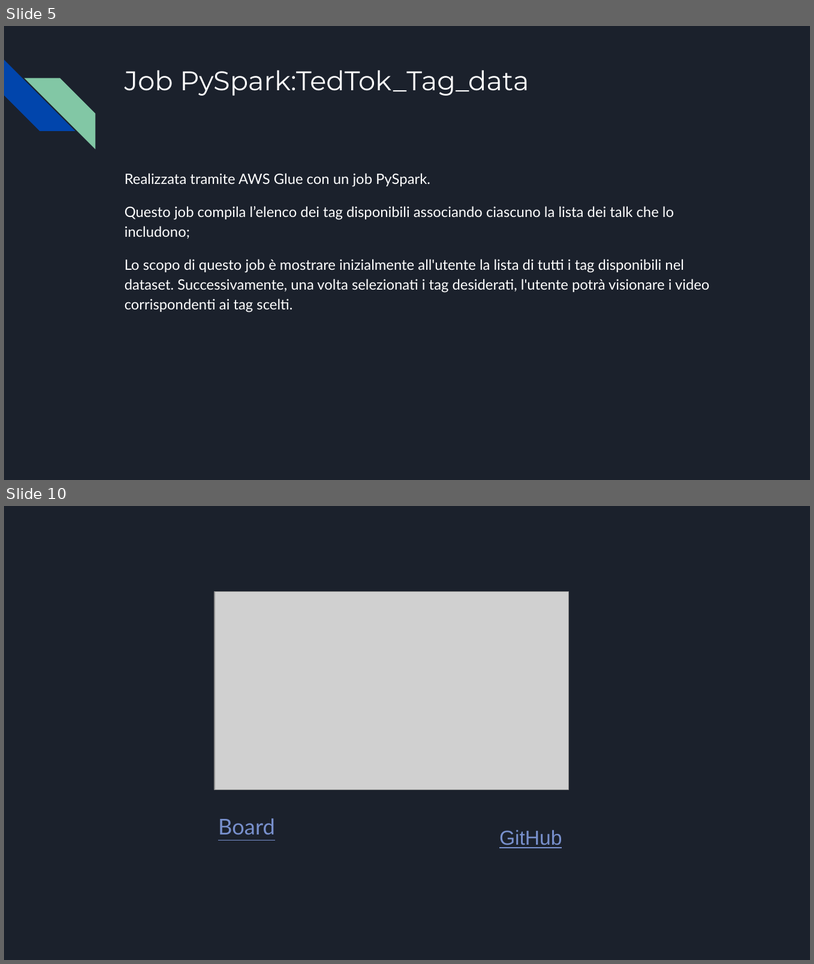
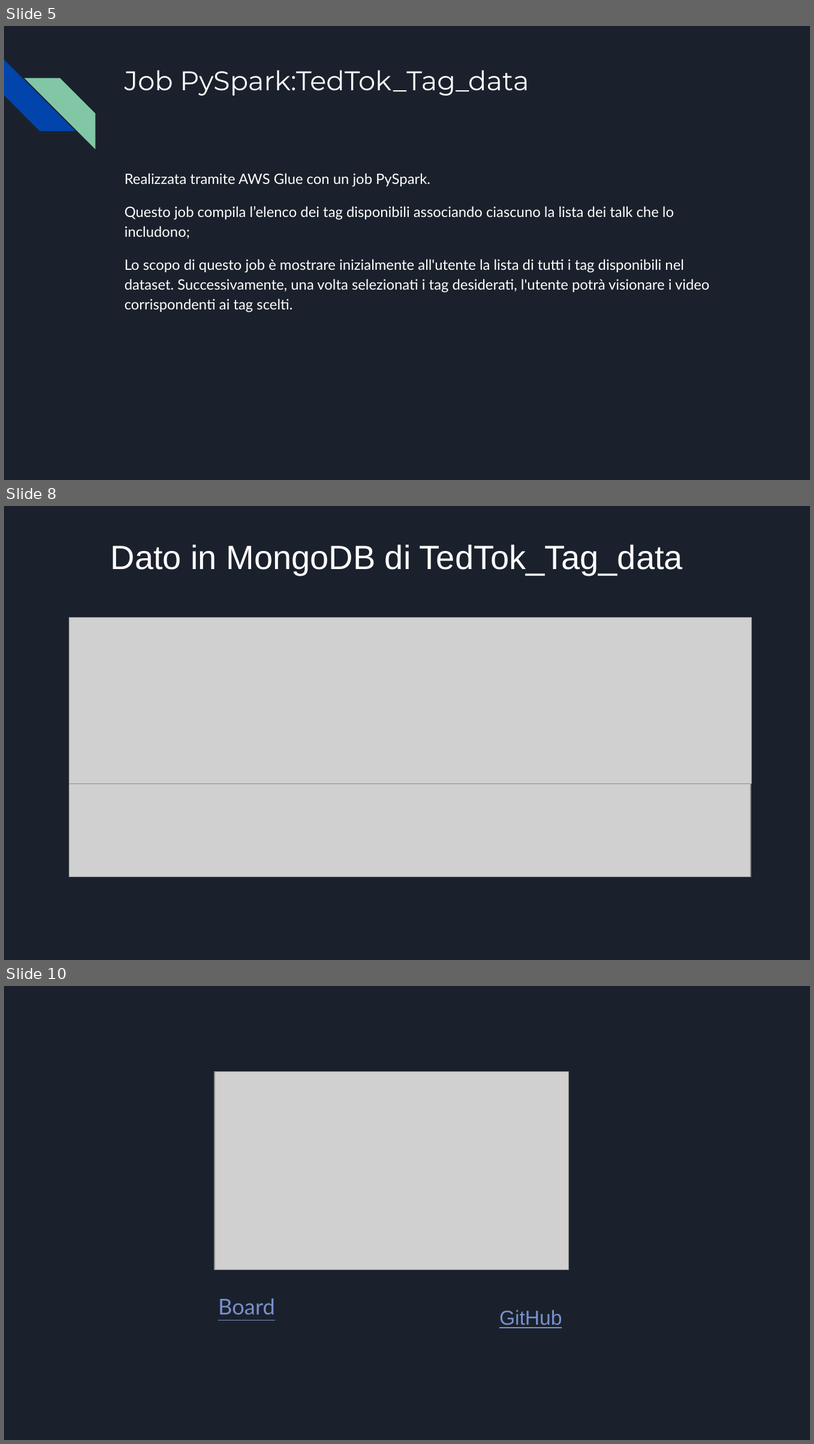
Before and after one commit to Gabriele-Mazzoleni/Progetti_Tec_Cloud_Mobile_2024, a slide deck: Parte 2/Presentazione TedxTok(parte 2).pptx. Shown one above the other, each under a label of ours: slides 5 and 10 before the commit, slides 5, 8 and 10 after it; the slides between them are not shown. The pictures are 814x964 and 814x1444 pixels, drawn with LibreOffice and Linux fonts; fonts in the diff are those of the drawing; grey boxes stand for pictures. Boxes give left, top, right and bottom in pixels: in the first picture for what was removed or moved away, otherwise in the second. Text is boxed around its words. In the diff, an @@ line names an element or a change of style, - is before the commit and + after.

```diff
--- a/Parte 2/Presentazione TedxTok(parte 2).pptx
+++ b/Parte 2/Presentazione TedxTok(parte 2).pptx
@@ slide 8 added at [4,506,810,960], background #1B212C @@
@@ text added at [111,544,683,575], 40 pt, text #FFFFFF @@
+Dato in MongoDB di TedTok_Tag_data
@@ picture added at [69,618,752,784] @@
@@ picture added at [69,784,751,876] @@
```
Also in this commit, not shown: 3 slides changed, 1 slide removed.
